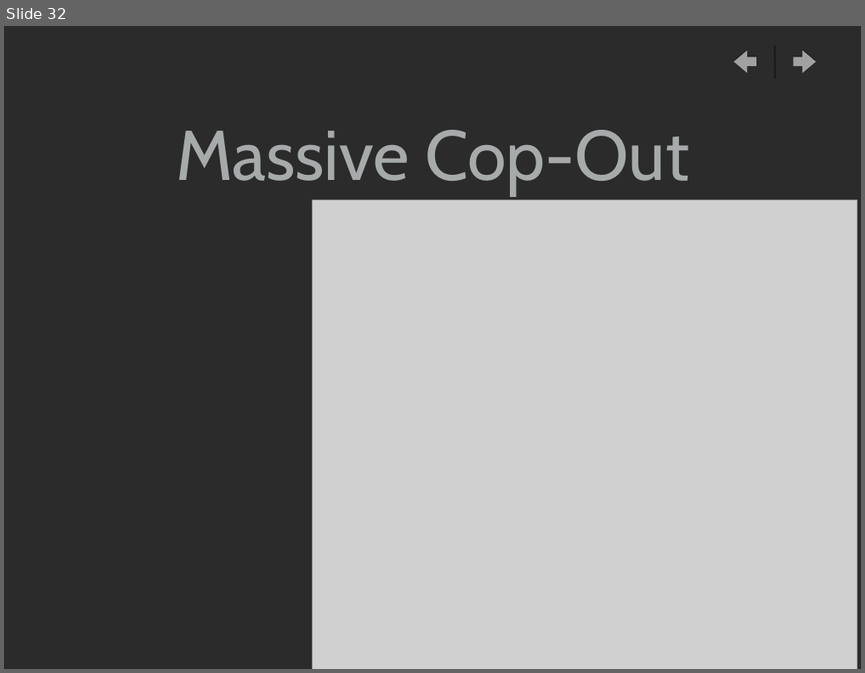
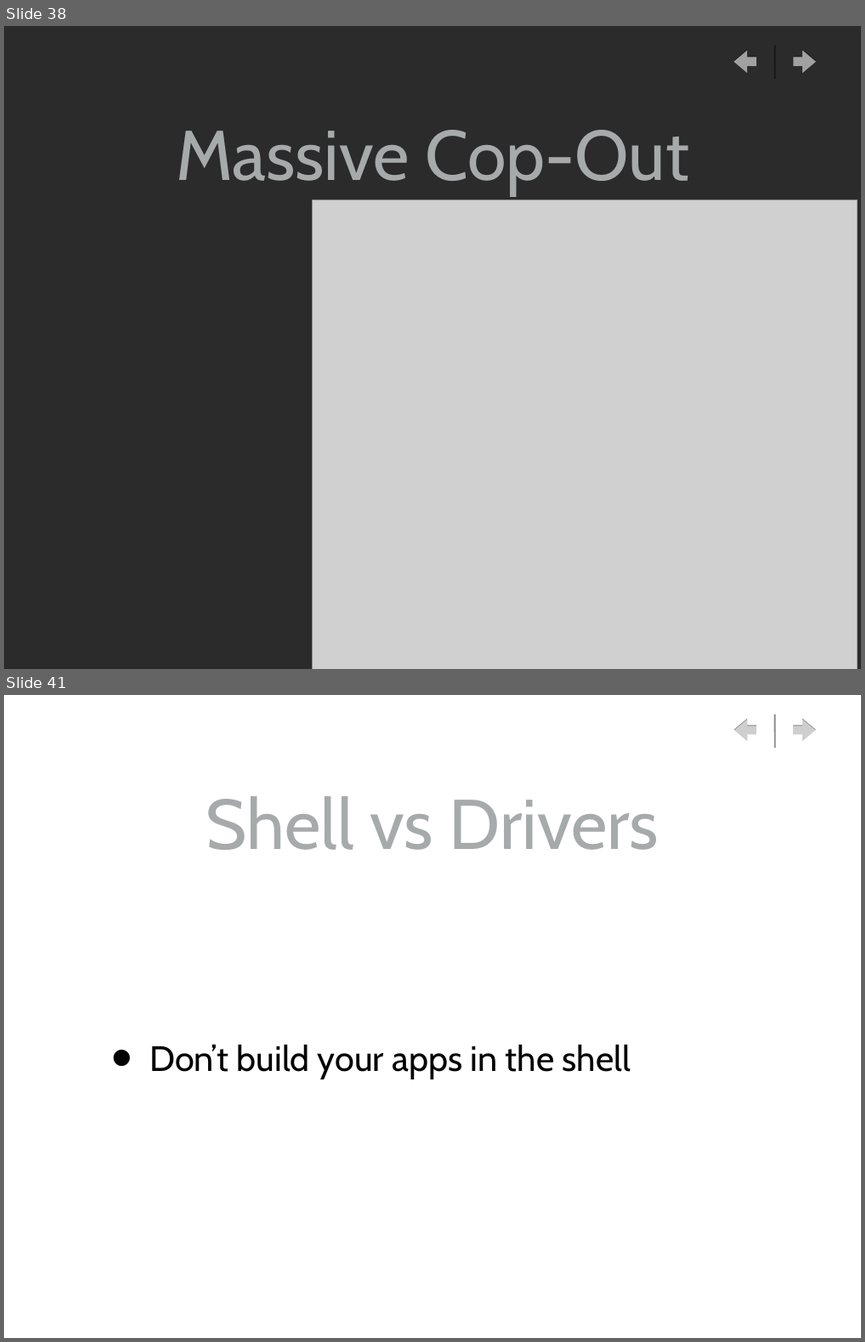
Before and after one commit to gwaldo/MongoDB_Intro, a slide deck: MongoDB_Intro.ppt. Shown one above the other, each under a label of ours: slide 32 before the commit, slides 38 and 41 after it; the slides between them are not shown. The pictures are 865x673 and 865x1342 pixels, drawn with LibreOffice and Linux fonts; fonts in the diff are those of the drawing; grey boxes stand for pictures; background and template pictures are left out; a plain dark background stands for a picture behind light text. Boxes give left, top, right and bottom in pixels: in the first picture for what was removed or moved away, otherwise in the second. Text is boxed around its words. In the diff, an @@ line names an element or a change of style, - is before the commit and + after.

```diff
--- a/MongoDB_Intro.ppt
+++ b/MongoDB_Intro.ppt
@@ slide 41 added at <box>4,695,861,1338</box>, background picture (left out); not listed: 3 template elements that a slide beside it also shows @@
@@ title added at <box>206,796,659,850</box>, 84 pt, text #A7AAAB @@
+Shell vs Drivers
@@ text added at <box>149,1044,630,1079</box>, 42 pt, text #000000 @@
+• Don’t build your apps in the shell
@@ what was slide 32 is now slide 38 @@
```
Also in this commit, not shown: 1 slide changed, 13 other slides added, 1 slide removed, 19 other files.
